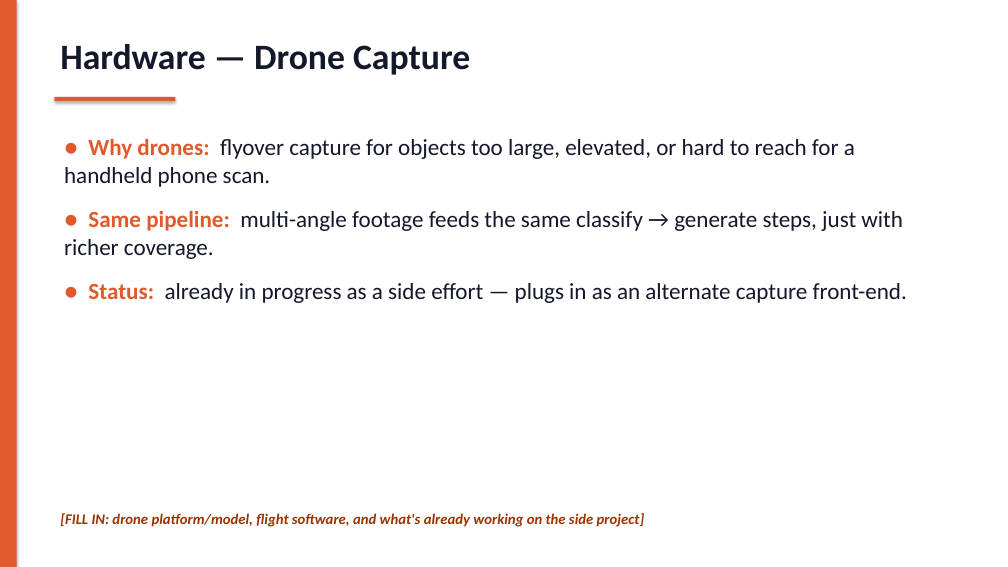
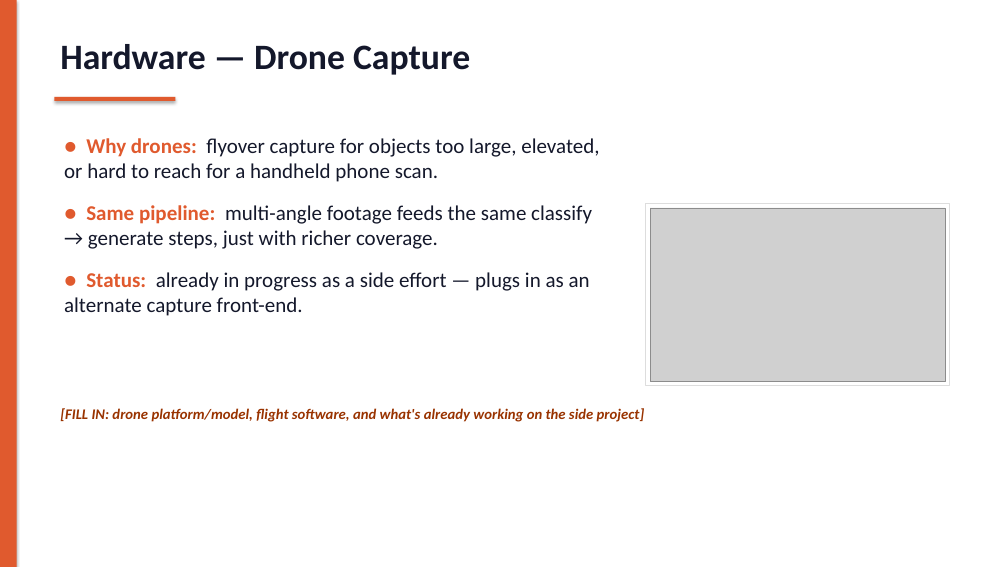
Before and after one commit to CesarSalcido06/SeniorProjectFall26, a slide deck: slide 9 of presentation.pptx. Drawn at 1008x567 pixels with LibreOffice and Linux fonts; fonts in the diff are those of the drawing; grey boxes stand for pictures. Boxes give left, top, right and bottom in pixels: in the first picture for what was removed or moved away, otherwise in the second. Text is boxed around its words. In the diff, an @@ line names an element or a change of style, - is before the commit and + after.

Commit message:
Add LiDAR/scan and Blender sculpt images to the deck
Background image on the Hardware section divider (dark overlay for
readability), side images on the problem-breakdown, hardware overview,
drone, LiDAR/thermal/visual, and build-it-ourselves slides.

```diff
--- a/presentation.pptx
+++ b/presentation.pptx
@@ text "● Why drones: flyover capture ..." at <box>64,138,599,316</box>: size 22 to 20 pt @@
@@ rectangle added at <box>646,203,949,386</box>, fill #FFFFFF, outline #DDDDDD 1 pt @@
@@ picture added at <box>650,208,945,382</box> @@
@@ text "[FILL IN: drone platform/model, flight ...": place and size @@
-text "[FILL IN: drone platform/model, flight ..." at <box>60,513,645,527</box>
+text "[FILL IN: drone platform/model, flight ..." at <box>60,408,645,422</box>
```
Also in this commit, not shown: 5 other slides changed, 7 other files.
